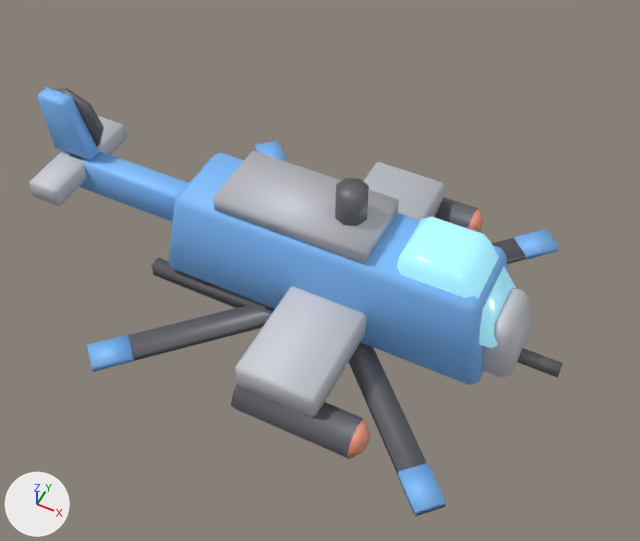
An edit to the glTF model assets/models/gunship.glb, drawn before and after from the same camera.
One viewpoint serves both versions: a 50 mm camera at (0.4, -0.853, 1.13) aimed at (-0.014, -0.024, 0.093). The axes (+X, +Y, +Z) are drawn at lower left. The lights are the same throughout. The picture after the commit comes second. Where no turn or scale is listed for an object, it has been applied to the vertices. Vertices at exactly the same position are counted once.

The first picture shows 'body', 'rotor'.
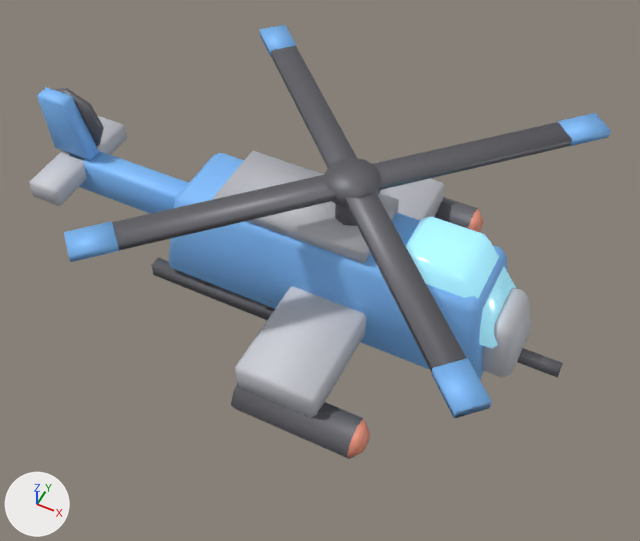
What the commit changed:
me_rotor is used by ob_rotor; location (0.025, 0.0, 0.262).
me_rotor had 70 vertices, 112 faces and spanned x -0.324..0.274, y -0.299..0.299, z -0.262..-0.237.
me_rotor now has 70 vertices, 112 faces and spans x -0.299..0.299, y -0.299..0.299, z 0.0..0.025.
me_rotor part 1: the whole mesh is moved by (0.025, 0.0, 0.262).

Where the change shows, as pixel boxes (x1, y1, x2, y2) in the pictures (640 x 541 px):
'rotor', moved: before (87, 140, 559, 516); after (64, 25, 611, 418)
